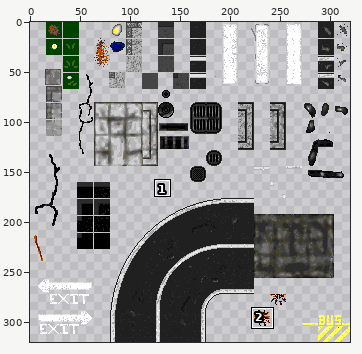
One commit to this sprite sheet: Assets/Graph/images/sol_urbain.png. The first picture is a wide view before the edit; the outline marks the close-up.
Close-up. Before:
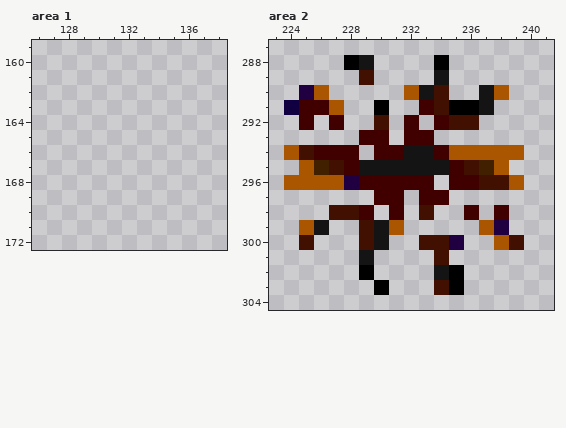
The file is 320x320 pixels. Colours within 5 levels of each other are drawn and written as one. Shown: area 1: x 126..138, y 159..172; area 2: x 223..241, y 287..304. The commit also changed other parts of the picture, which this record leaves out.
Once edited:
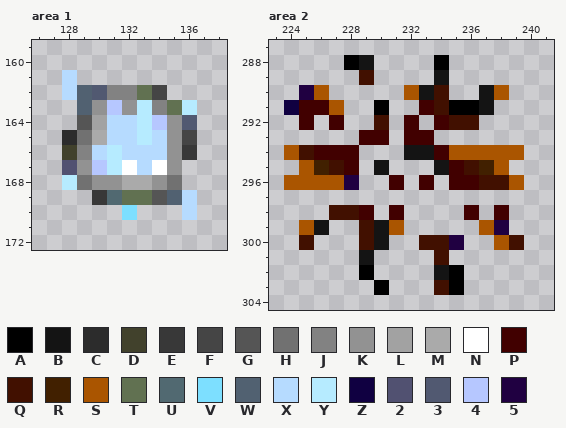
Palette (. is transparent): A #000000  B #141414  C #2c2c2c  D #41412c  E #383838  F #454545  G #555555  H #717171  J #828282  K #929292  L #a2a2a2  M #aaaaaa  N #ffffff  P #410000  Q #411000  R #412000  S #aa5500  T #617151  U #516971  V #7ddfff  W #516171  X #b6dbff  Y #b6ebff  Z #100041  2 #515171  3 #515971  4 #b6c7ff  5 #200041
The exact change:
--- area 1
@@ x 126..138 @@
 160 .............
-161 .............
-162 .............
-163 .............
-164 .............
-165 .............
-166 .............
-167 .............
-168 .............
-169 .............
-170 .............
+161 ..X..........
+162 ..XW3JJTF....
+163 ...WK4KYJTY..
+164 ...GLXXY4K3..
+165 ..CHMXXYXKF..
+166 ..DJXYXXXKE..
+167 ..2K4YNXNK...
+168 ..YHKKMMKH...
+169 ....EUTTGWX..
+170 ......V...X..
 171 .............
--- area 2
@@ x 227..236 @@
 293 ..PP.PP...
-294 PP.PPBBPSS
-295 QPBBBBBBPQ
-296 S5PPPPP.PP
-297 ...PP.PP..
-298 QQP.P.Q..P
+294 PP...BBPSS
+295 QP.B...BPQ
+296 S5..P.P.PP
+297 ..........
+298 QQP.P....P
 299 ..QBS.....
Boxes around the changes in both close-ups, in picture pixels (x1, y1, x2, y2):
added: (62, 70, 197, 220)
erased: (359, 145, 449, 220)
